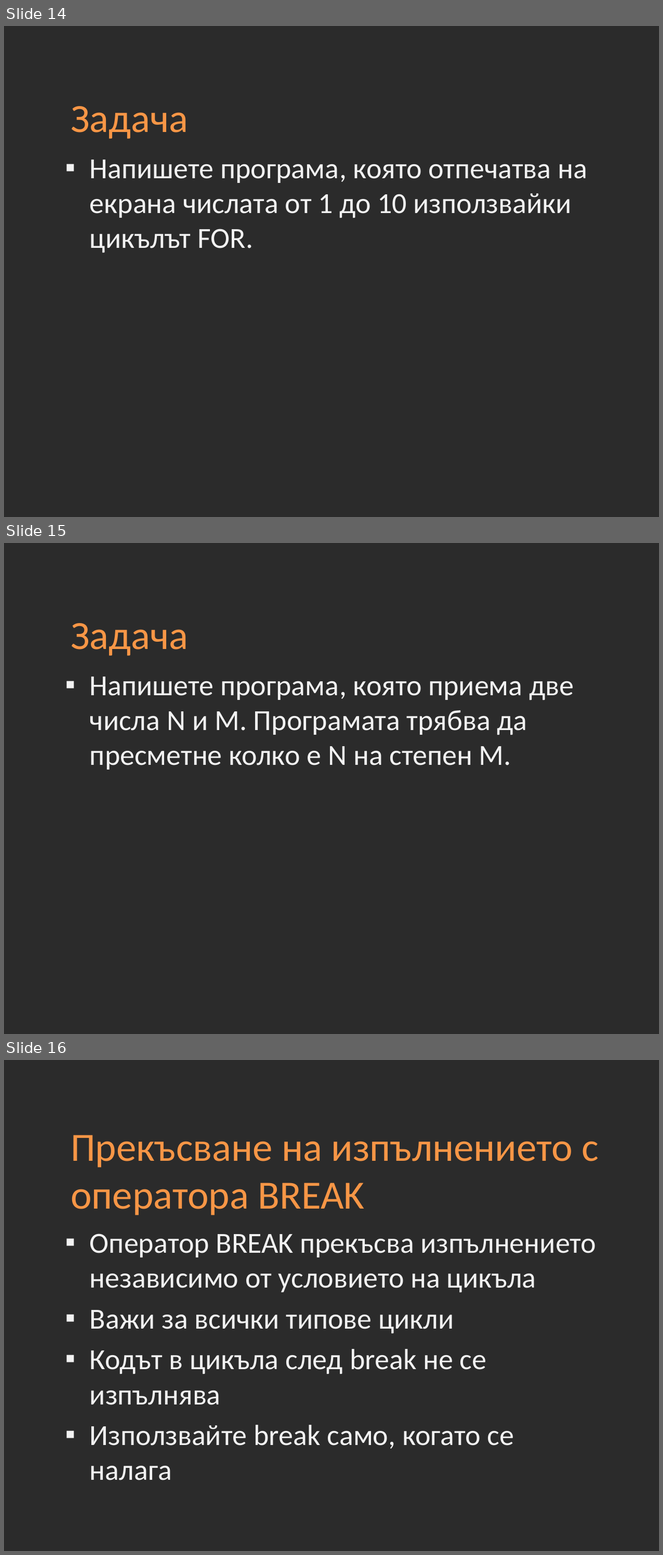
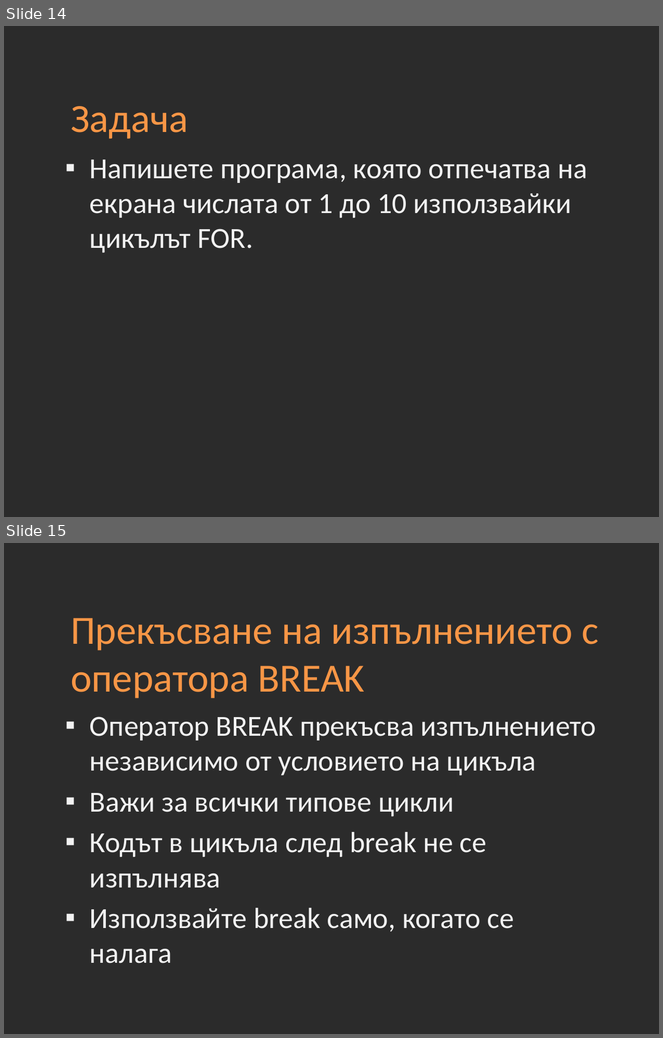
Before and after one commit to Academy-Soft-Intellect/Introduction-Into-Programming-Online, a slide deck: 05-Loops.pptx. Shown one above the other, each under a label of ours: slides 14, 15 and 16 before the commit, slides 14 and 15 after it. The pictures are 663x1555 and 663x1038 pixels, drawn with LibreOffice and Linux fonts; fonts in the diff are those of the drawing; background and template pictures are left out; a plain dark background stands for a picture behind light text. Boxes give left, top, right and bottom in pixels: in the first picture for what was removed or moved away, otherwise in the second. Text is boxed around its words. In the diff, an @@ line names an element or a change of style, - is before the commit and + after.

```diff
--- a/05-Loops.pptx
+++ b/05-Loops.pptx
@@ slide 15 removed at <box>4,543,659,1034</box>, background picture (left out) @@
@@ title removed at <box>71,623,188,656</box> @@
-Задача
@@ text removed at <box>90,677,574,770</box> @@
-▪ Напишете програма, която приема две числа N и M. Програмата трябва да пресметне колко е N на степен М.
@@ what was slide 16 is now slide 15 @@
```
Also in this commit, not shown: 1 slide changed, 1 slide added, 2 other slides removed.
